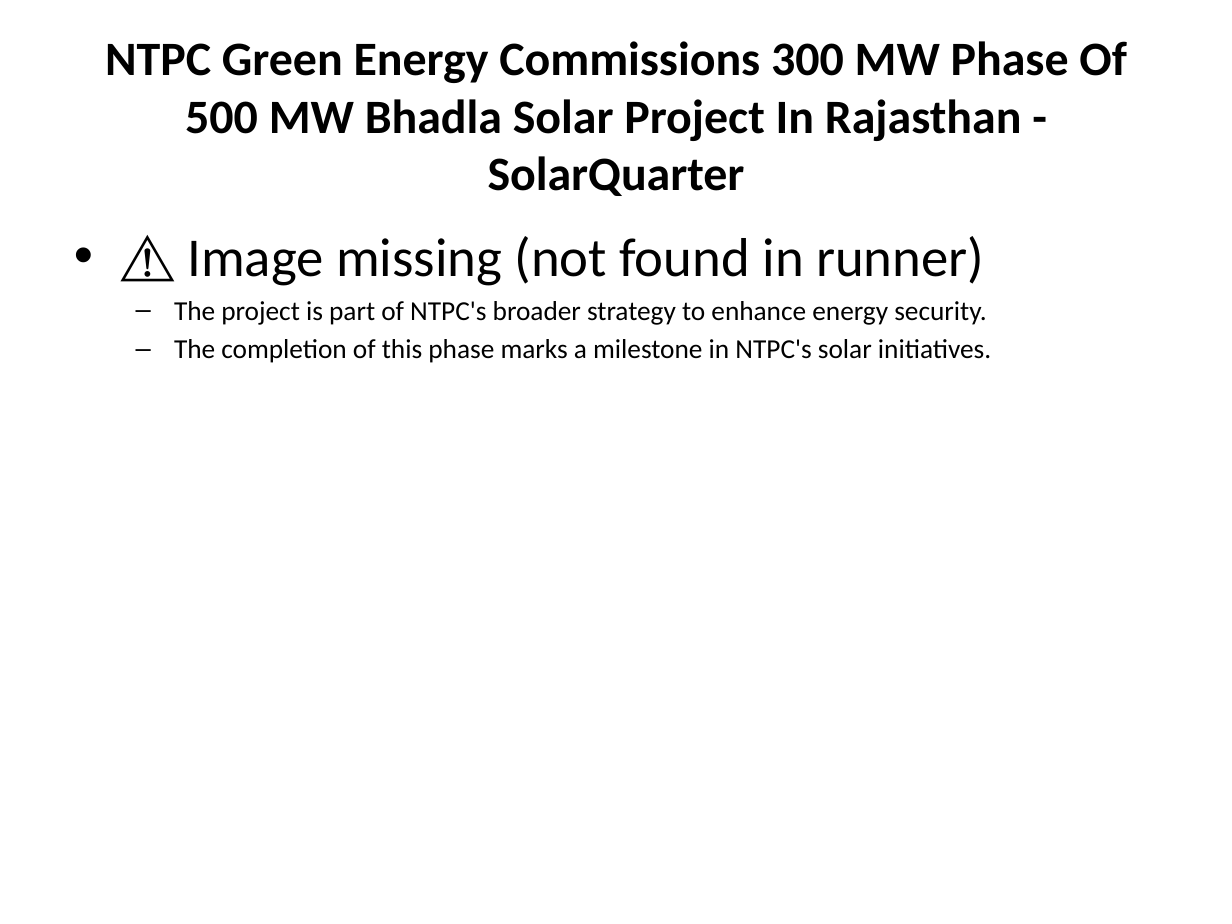
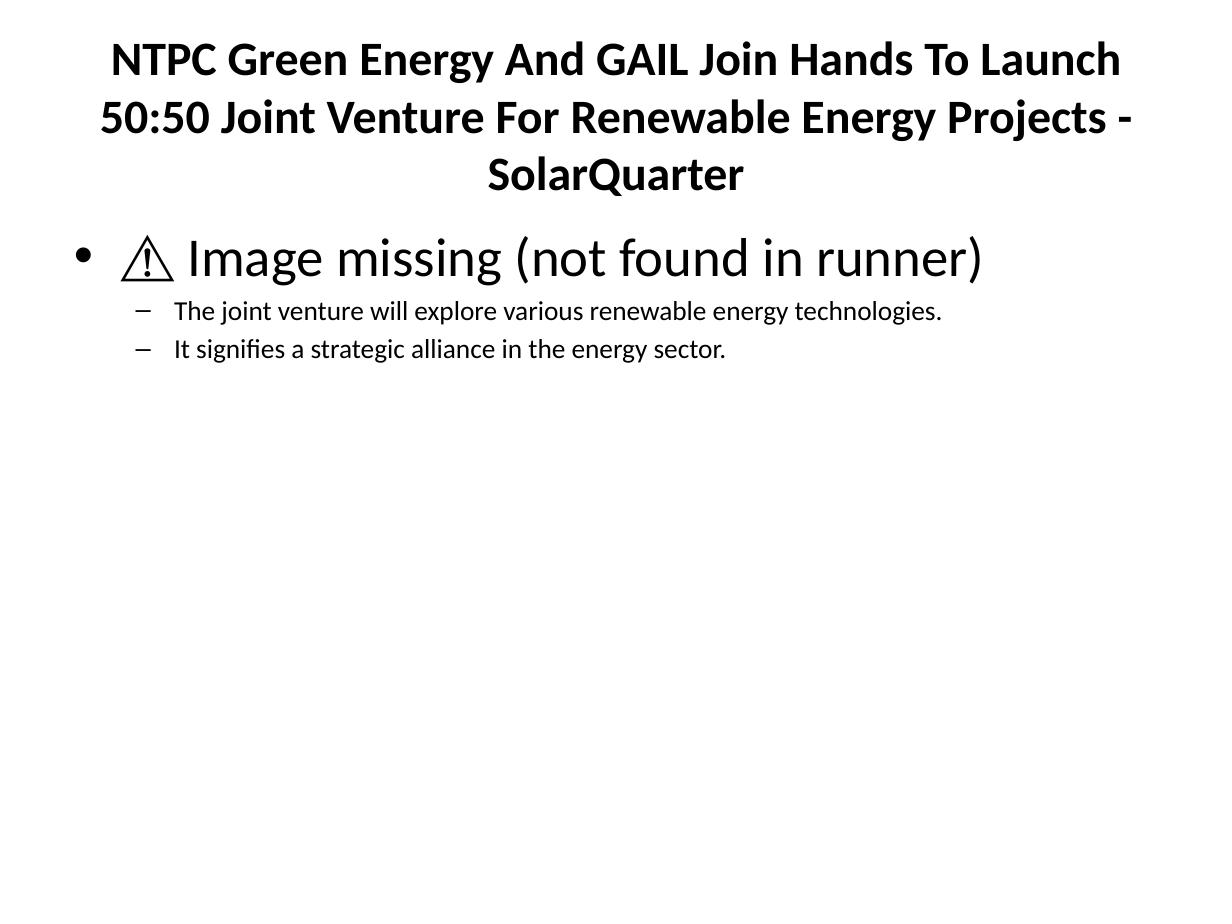
Before and after one commit to gauravsiemens1988/Linkedin-AI-Agent_Personal, a slide deck: slide 6 of drafts/linkedin_carousel.pptx. Drawn at 1232x924 pixels with LibreOffice and Linux fonts; fonts in the diff are those of the drawing. Boxes give left, top, right and bottom in pixels: in the first picture for what was removed or moved away, otherwise in the second. Text is boxed around its words. In the diff, an @@ line names an element or a change of style, - is before the commit and + after.

```diff
--- a/drafts/linkedin_carousel.pptx
+++ b/drafts/linkedin_carousel.pptx
@@ title at (100, 41, 1121, 196): text changed @@
-NTPC Green Energy Commissions 300 MW Phase Of 500 MW Bhadla Solar Project In Rajasthan - SolarQuarter
+NTPC Green Energy And GAIL Join Hands To Launch 50:50 Joint Venture For Renewable Energy Projects - SolarQuarter
@@ text at (174, 301, 943, 363): text changed @@
-  – The project is part of NTPC's broader strategy to enhance energy security.
-  – The completion of this phase marks a milestone in NTPC's solar initiatives.
+  – The joint venture will explore various renewable energy technologies.
+  – It signifies a strategic alliance in the energy sector.
```
Also in this commit, not shown: 5 other slides changed, 1 other file.
